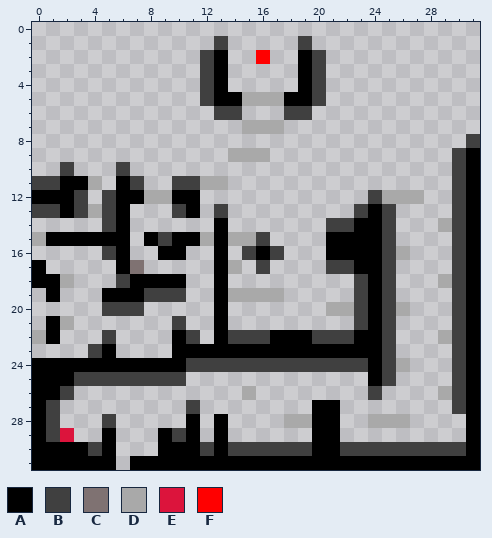
A pixel-art sprite gets an edit: AridArnold/Content/Levels/level1-4.png. The first picture shows the starting point.
The file is 32x32 pixels. Pixels under 10% opacity are left out. Colours within 5 levels of each other are drawn and written as one.
Palette (. is transparent): A #000000  B #404040  C #7f7272  D #a9a9a9  E #dc143c  F #ff0000
Pixels before, first column x 0:
 1 .............B.....B............
 2 ............BA..F..AB...........
 3 ............BA.....AB...........
 4 ............BA.....AB...........
 5 ............BAADDDAAB...........
 6 .............BB...BB............
 7 ...............DDD..............
 8 ...............................B
 9 ..............DDD.............BA
10 ..B...B.......................BA
11 BBAAD.AB..BBDD................BA
12 AAAB.BAADDAA............BDDD..BA
13 BBABDBA...BA.B.........BAB....BA
14 .....BA......A.......BBAAB...DBA
15 DAAAAAA.ABAADADDB....AAAAB....BA
16 .....BA..AA..A.BAB...AAAABD...BA
17 A.....AC.....AD.B....BBAAB....BA
18 AAD...BAAAA..A.........BAB...DBA
19 .A...AAABBB..ADDDD.....BAB....BA
20 .....BBB.....A.......DDBABD...BA
21 .AD.......B..A.........BAB....BA
22 DA...B....AB.ABBBAAABBBAAB...DBA
23 ....BA....AAAAAAAAAAAAAAAB....BA
24 AAAAAAAAAAABBBBBBBBBBBBBABD...BA
25 AAABBBBBBBB.............AB....BA
26 AAB............D........B....DBA
27 AB.........B........AA........BA
28 AB...B.....A.A....DDAA..DDD....A
29 ABE..A...ABA.A......AA.........A
30 AAAABA...AAABABBBBBBAABBBBBBBBBA
31 AAAAAA.AAAAAAAAAAAAAAAAAAAAAAAAA
After the commit:
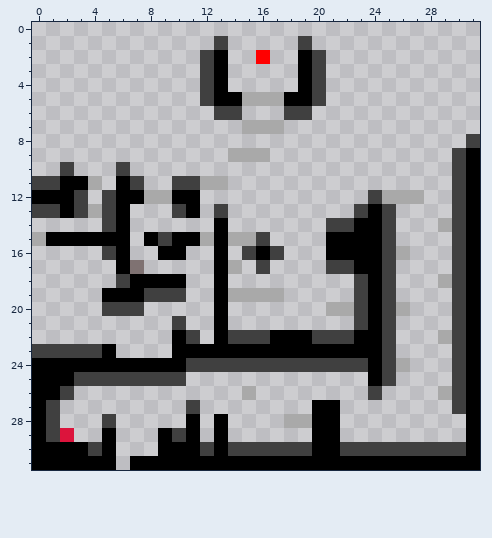
Changes in this commit:
y 17: x 0 A -> .
y 18: x 0..2 AAD -> ...
y 19: x 1 A -> .
y 21: x 1..2 AD -> ..
y 22: x 0..1 DA -> ..; x 5 B -> .
y 23: x 0..3 .... -> BBBB
y 28: x 24..26 DDD -> ...
Boxes around the changes in both pictures, in picture pixels (x1, y1, x2, y2):
changed: (32, 260, 116, 358)
erased: (368, 414, 410, 428)
